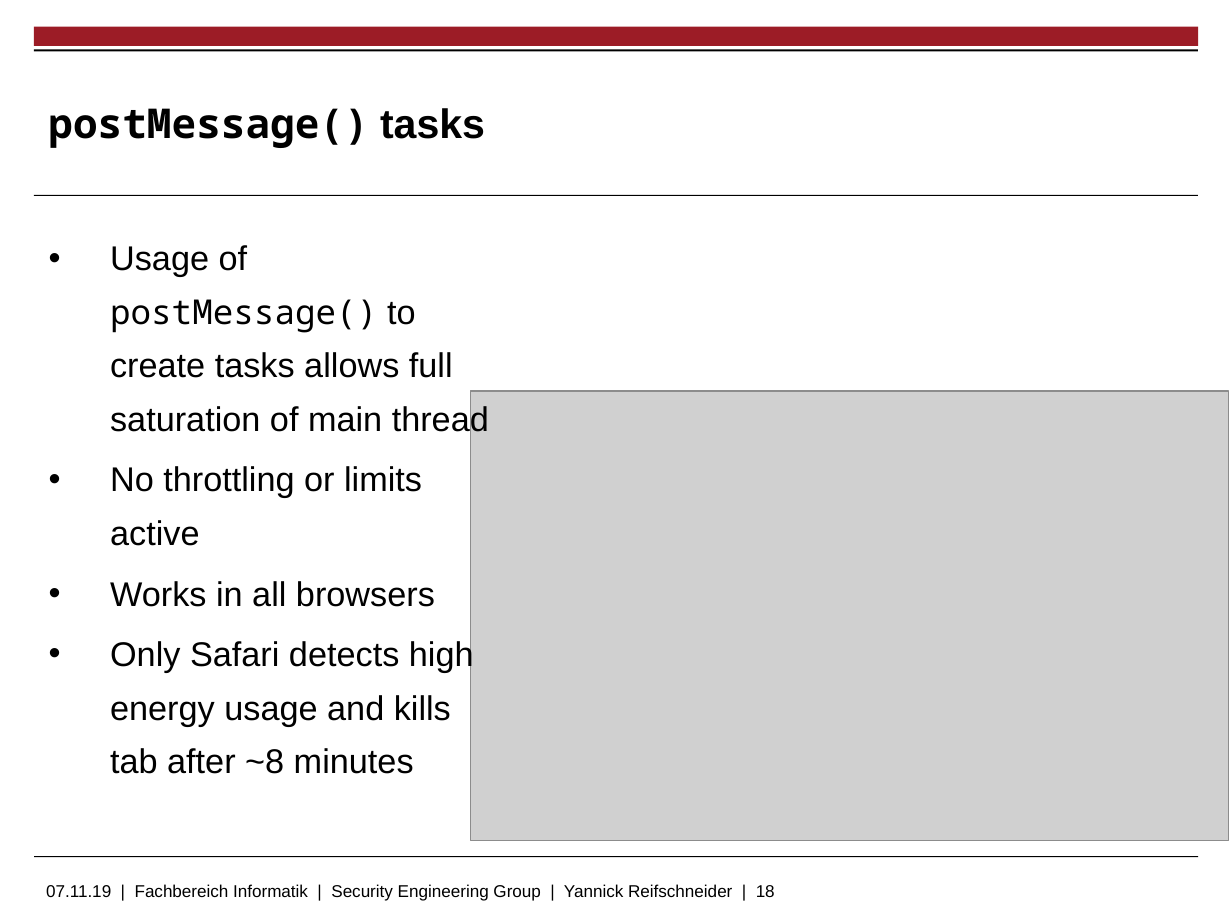
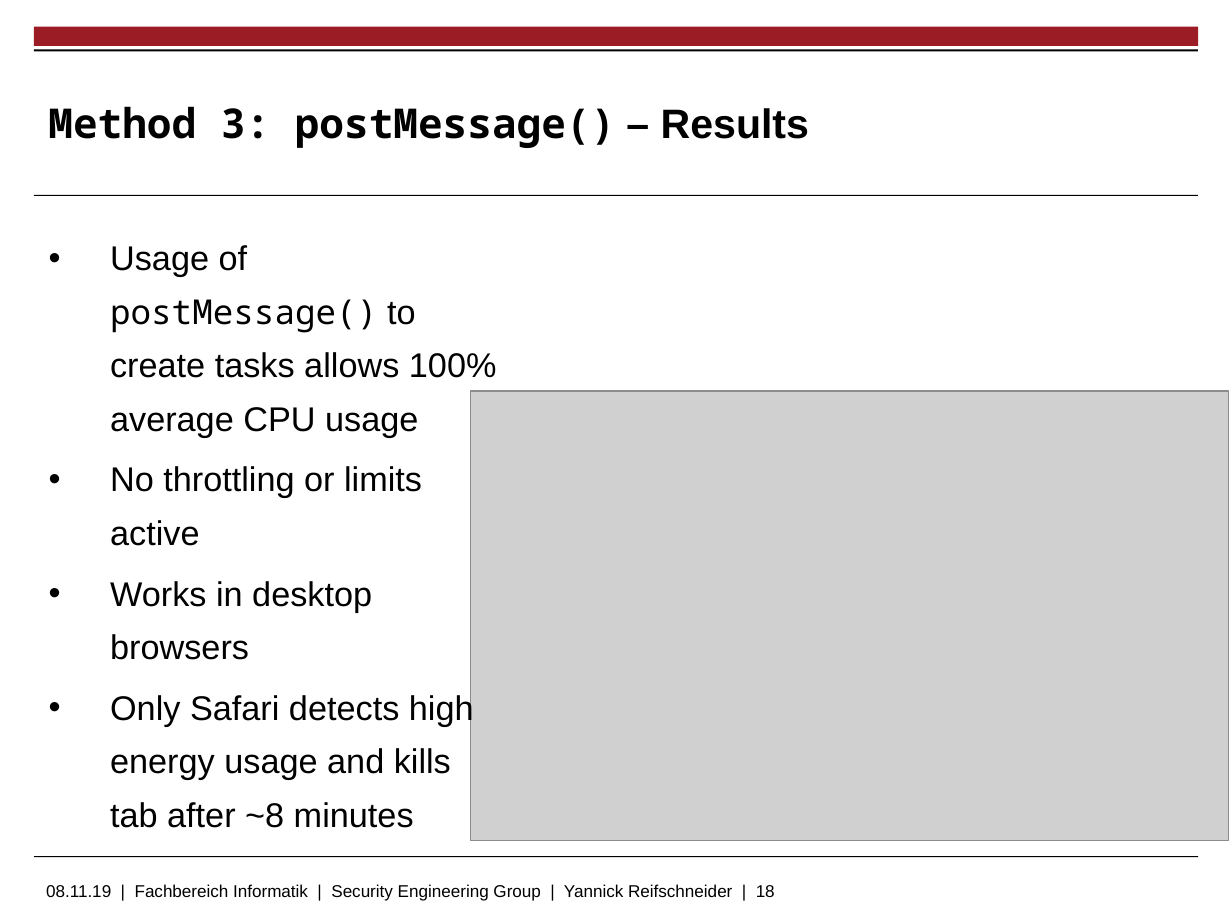
Before and after one commit to skidr0w/background-execution, a slide deck: slide 18 of thesis/slides.pptx. Drawn at 1232x924 pixels with LibreOffice and Linux fonts; fonts in the diff are those of the drawing; grey boxes stand for pictures; background and template pictures are left out. Boxes give left, top, right and bottom in pixels: in the first picture for what was removed or moved away, otherwise in the second. Text is boxed around its words. In the diff, an @@ line names an element or a change of style, - is before the commit and + after.

```diff
--- a/thesis/slides.pptx
+++ b/thesis/slides.pptx
@@ title at (x1=48, y1=106, x2=809, y2=148): text changed @@
-postMessage() tasks
+Method 3: postMessage() – Results
@@ text at (x1=110, y1=245, x2=497, y2=437): text changed @@
-• Usage of postMessage() to create tasks allows full saturation of main thread
+• Usage of postMessage() to create tasks allows 100% average CPU usage
@@ text at (x1=110, y1=581, x2=372, y2=660): text changed @@
-• Works in all browsers
+• Works in desktop browsers
@@ text at (x1=46, y1=884, x2=775, y2=901): text changed @@
-07.11.19 | Fachbereich Informatik | Security Engineering Group | Yannick Reifschneider | 18
+08.11.19 | Fachbereich Informatik | Security Engineering Group | Yannick Reifschneider | 18
```
Also in this commit, not shown: 17 other slides changed, 2 slides added, 3 slides removed.
